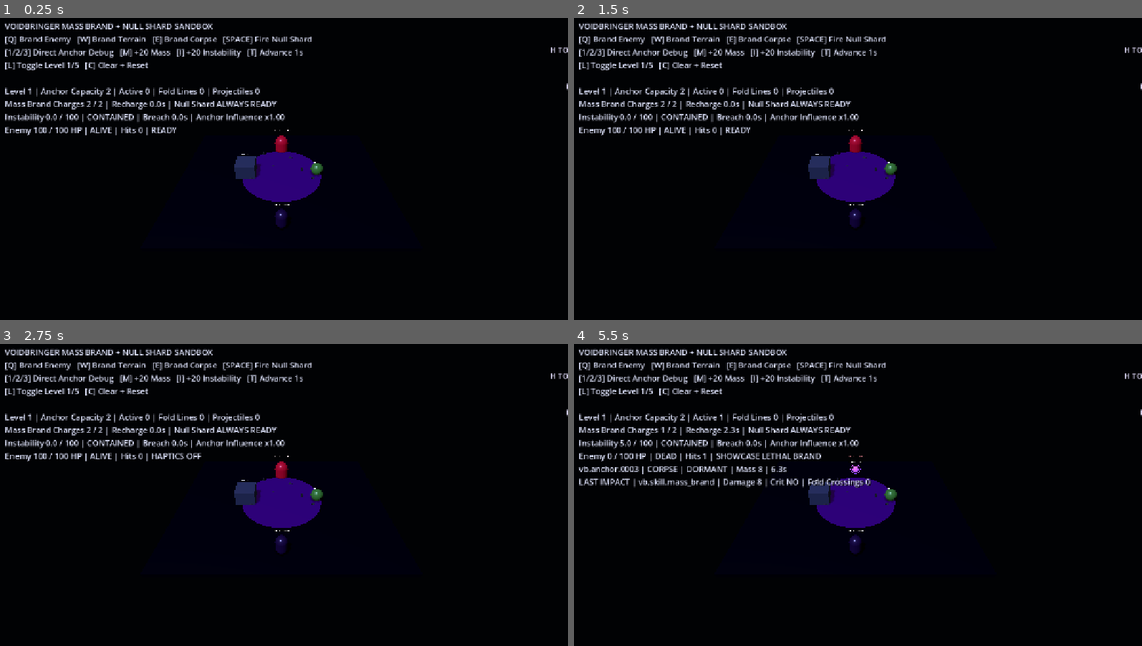
Above: before the commit, frames 1-4 (two rows, left to right).
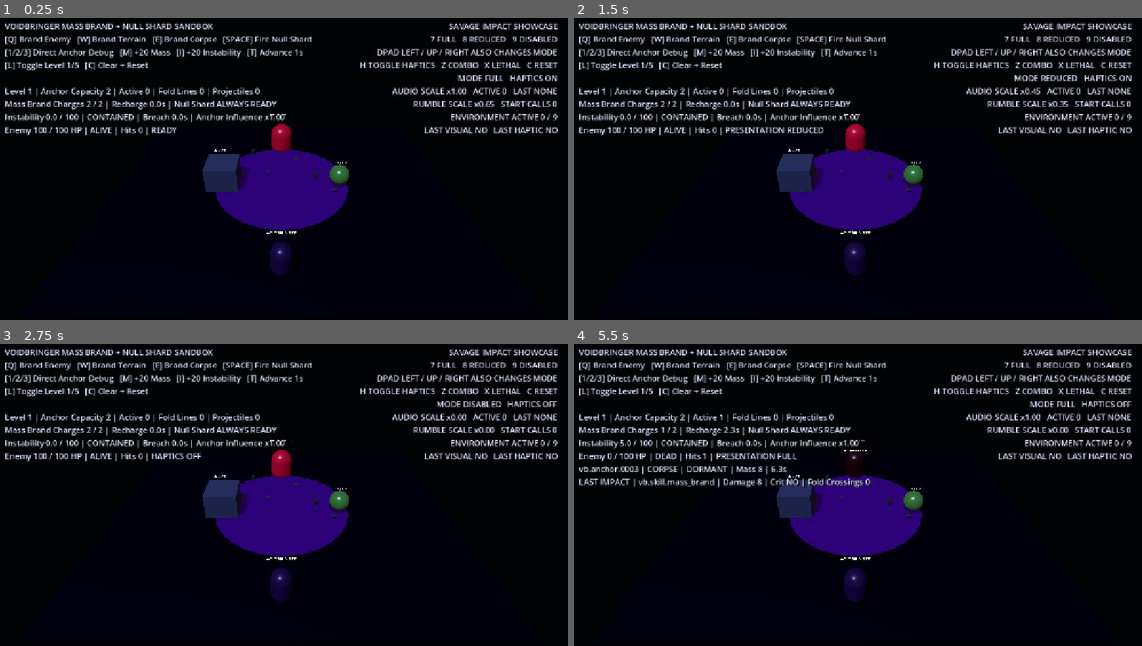
Above: after the commit, the same moments.

Repository: D3MISEarch/ABYSSFALL
Game: Godot game, scene res://scenes/voidbringer_impact_showcase_sandbox.tscn
The game is run twice, just before and just after one commit, with the same random seed, the same clock (stepped at 60 frames per second) and the same inputs. This scene is started directly instead of the project's main scene.
Inputs (mouse positions are in pixels of both pictures, inside the frame that each line leads up to):
- Up to frame 1 (0.25 s): no input
- Up to frame 2 (1.5 s): tap Enter (ui_accept) at 0.5, 0.77, 1.25 s; move the mouse to (982, 156) at 0.52 s; hold Right (ui_right) 0.53-1.25 s; tap 7 at 0.6 s; click (982, 156) at 0.67 s; tap 8 at 0.8 s; drag from (738, 190) to (829, 238) at 1.27 s
- Up to frame 3 (2.75 s): tap Enter (ui_accept) at 2 s; move the mouse to (340, 428) at 2.02 s; hold Right (ui_right) from 2.03 s (still down); tap 9 at 2.1 s; tap H at 2.3 s
- Up to frame 4 (5.5 s): release Right (ui_right) at 2.75 s; tap Enter (ui_accept) at 2.75, 3.5, 3.77, 5 s; drag from (829, 564) to (681, 449) at 2.77 s; move the mouse to (1028, 546) at 3.52 s; hold Left (ui_left) 3.53-4.25 s; tap Z at 3.6 s; tap X at 3.8 s; drag from (681, 449) to (767, 419) at 4.27 s; move the mouse to (886, 498) at 5.02 s; hold Down (ui_down) from 5.03 s (still down); tap F at 5.1 s; click (886, 498) at 5.17 s; tap 7 at 5.3 s

The runs differ from the first frame. In frame 1, 7.2% of the frame differs, in the area x 35-100%, y 1-86%; in frame 2, 7.5%, in the area x 26-100%, y 1-86%; in frame 3, 7.3%; in frame 4, 7.3%.

Commit message:
fix: make savage impact owner playtest readable

Diff:
--- a/scripts/presentation/voidbringer_impact_showcase_sandbox.gd
+++ b/scripts/presentation/voidbringer_impact_showcase_sandbox.gd
@@ -20,6 +20,7 @@
 func _ready() -> void:
 	super._ready()
 	name = "VoidbringerImpactShowcaseSandbox"
+	_configure_showcase_camera()
 	presentation_settings = SETTINGS_SCRIPT.new()
 	presentation_settings.configure(&"full", true, true)
 	haptics = HAPTICS_SCRIPT.new(presentation_settings)
@@ -60,27 +61,41 @@
 
 
 func _unhandled_input(event: InputEvent) -> void:
-	if event is InputEventKey and (event as InputEventKey).pressed and not (event as InputEventKey).echo:
-		match (event as InputEventKey).physical_keycode:
-			KEY_F1:
-				simulate_showcase_command(&"mode_full")
-				return
-			KEY_F2:
-				simulate_showcase_command(&"mode_reduced")
-				return
-			KEY_F3:
-				simulate_showcase_command(&"mode_disabled")
-				return
-			KEY_H:
-				simulate_showcase_command(&"toggle_haptics")
-				return
-			KEY_Z:
-				simulate_showcase_command(&"demo_combo")
-				return
-			KEY_X:
-				simulate_showcase_command(&"demo_lethal")
-				return
+	if event is InputEventKey:
+		var key_event := event as InputEventKey
+		if key_event.pressed and not key_event.echo and _handle_showcase_key(key_event.physical_keycode):
+			return
+	elif event is InputEventJoypadButton:
+		var button_event := event as InputEventJoypadButton
+		if button_event.pressed and _handle_showcase_button(button_event.button_index):
+			return
 	super._unhandled_input(event)
+
+
+func _handle_showcase_key(keycode: int) -> bool:
+	if keycode == KEY_F1 or keycode == KEY_7:
+		return simulate_showcase_command(&"mode_full")
+	if keycode == KEY_F2 or keycode == KEY_8:
+		return simulate_showcase_command(&"mode_reduced")
+	if keycode == KEY_F3 or keycode == KEY_9:
+		return simulate_showcase_command(&"mode_disabled")
+	if keycode == KEY_H:
+		return simulate_showcase_command(&"toggle_haptics")
+	if keycode == KEY_Z:
+		return simulate_showcase_command(&"demo_combo")
+	if keycode == KEY_X:
+		return simulate_showcase_command(&"demo_lethal")
+	return false
+
+
+func _handle_showcase_button(button_index: int) -> bool:
+	if button_index == JOY_BUTTON_DPAD_LEFT:
+		return simulate_showcase_command(&"mode_full")
+	if button_index == JOY_BUTTON_DPAD_UP:
+		return simulate_showcase_command(&"mode_reduced")
+	if button_index == JOY_BUTTON_DPAD_RIGHT:
+		return simulate_showcase_command(&"mode_disabled")
+	return false
 
 
 func simulate_command(command: StringName) -> bool:
@@ -165,15 +180,32 @@
 		haptics.configure_device(int(connected[0]))
 
 
+func _configure_showcase_camera() -> void:
+	var camera := get_viewport().get_camera_3d()
+	if not is_instance_valid(camera):
+		for child: Node in get_children():
+			if child is Camera3D:
+				camera = child as Camera3D
+				break
+	if not is_instance_valid(camera):
+		return
+	camera.position = Vector3(0.0, 8.6, 11.0)
+	camera.fov = 58.0
+	camera.look_at(Vector3(0.0, 0.45, -0.65), Vector3.UP)
+
+
 func _build_showcase_hud() -> void:
 	var canvas := CanvasLayer.new()
 	canvas.name = "ShowcaseHUD"
 	add_child(canvas)
 	showcase_label = Label.new()
-	showcase_label.position = Vector2(1020.0, 18.0)
-	showcase_label.size = Vector2(560.0, 380.0)
+	showcase_label.set_anchors_preset(Control.PRESET_TOP_RIGHT)
+	showcase_label.offset_left = -610.0
+	showcase_label.offset_top = 18.0
+	showcase_label.offset_right = -24.0
+	showcase_label.offset_bottom = 430.0
 	showcase_label.horizontal_alignment = HORIZONTAL_ALIGNMENT_RIGHT
-	showcase_label.add_theme_font_size_override("font_size", 17)
+	showcase_label.add_theme_font_size_override("font_size", 18)
 	showcase_label.add_theme_color_override("font_color", Color(0.90, 0.88, 1.0))
 	showcase_label.add_theme_color_override("font_shadow_color", Color(0.0, 0.0, 0.0, 0.95))
 	showcase_label.add_theme_constant_override("shadow_offset_x", 2)
@@ -187,18 +219,21 @@
 	var settings_snapshot := presentation_settings.snapshot()
 	var haptic_snapshot := {} if haptics == null else haptics.debug_snapshot()
 	var audio_snapshot := {} if impact_audio == null else impact_audio.debug_snapshot()
+	var last_audio := audio_snapshot.get("last_audio_report", {}) as Dictionary
 	var environment_snapshot := {} if environment_reaction == null else environment_reaction.debug_snapshot()
 	showcase_label.text = "\n".join([
 		"SAVAGE IMPACT SHOWCASE",
-		"F1 FULL   F2 REDUCED   F3 DISABLED",
-		"H TOGGLE HAPTICS   Z COMBO   X LETHAL",
+		"7 FULL   8 REDUCED   9 DISABLED",
+		"DPAD LEFT / UP / RIGHT ALSO CHANGES MODE",
+		"H TOGGLE HAPTICS   Z COMBO   X LETHAL   C RESET",
 		"MODE %s   HAPTICS %s" % [
 			String(settings_snapshot.get("effective_mode", &"full")).to_upper(),
 			"ON" if haptics_enabled else "OFF",
 		],
-		"AUDIO SCALE x%.2f   ACTIVE %d" % [
+		"AUDIO SCALE x%.2f   ACTIVE %d   LAST %s" % [
 			float(settings_snapshot.get("audio_scale", 0.0)),
 			int(audio_snapshot.get("active_voice_count", 0)),
+			String(last_audio.get("profile_id", &"none")).to_upper(),
 		],
 		"RUMBLE SCALE x%.2f   START CALLS %d" % [
 			float(settings_snapshot.get("rumble_scale", 0.0)),
@@ -236,14 +271,52 @@
 	if presentation_settings == null:
 		super._create_contact_flash(impact)
 		return
-	if presentation_settings.effective_mode() == &"disabled":
+	var mode := presentation_settings.effective_mode()
+	if mode == &"disabled":
 		return
 	super._create_contact_flash(impact)
-	if presentation_settings.effective_mode() == &"reduced" and not contact_flashes.is_empty():
-		var entry: Dictionary = contact_flashes.back()
-		entry["duration"] = 0.12
-		entry["remaining"] = minf(float(entry.get("remaining", 0.12)), 0.12)
-		contact_flashes[contact_flashes.size() - 1] = entry
+	if contact_flashes.is_empty():
+		return
+	var entry: Dictionary = contact_flashes.back()
+	var root := entry.get("node") as Node3D
+	if not is_instance_valid(root):
+		return
+	var full_mode := mode == &"full"
+	var fatal := bool(impact.get("fatal", false))
+	var critical := bool(impact.get("critical", false))
+	var color := Color(0.93, 0.88, 1.0) if not critical else Color(1.0, 0.48, 0.86)
+	if fatal:
+		color = Color(0.98, 0.95, 1.0)
+	var ring := MeshInstance3D.new()
+	ring.name = "ShowcaseImpactShockRing"
+	var torus := TorusMesh.new()
+	torus.inner_radius = 0.46 if full_mode else 0.30
+	torus.outer_radius = 0.60 if full_mode else 0.39
+	torus.rings = 28
+	torus.ring_segments = 8
+	ring.mesh = torus
+	ring.rotation_degrees.x = 90.0
+	ring.material_override = _material(color, 9.0 if full_mode else 4.0)
+	root.add_child(ring)
+	var halo := MeshInstance3D.new()
+	halo.name = "ShowcaseImpactHalo"
+	var halo_mesh := SphereMesh.new()
+	halo_mesh.radius = 0.40 if full_mode else 0.25
+	halo_mesh.height = 0.80 if full_mode else 0.50
+	halo.mesh = halo_mesh
+	halo.material_override = _material(Color(0.30, 0.06, 0.70), 7.0 if full_mode else 2.5)
+	root.add_child(halo)
+	var light := OmniLight3D.new()
+	light.name = "ShowcaseImpactLight"
+	light.light_color = color
+	light.light_energy = 9.0 if fatal else (7.0 if full_mode else 2.5)
+	light.omni_range = 5.5 if full_mode else 3.0
+	light.position.y = 0.25
+	root.add_child(light)
+	var duration := 0.62 if fatal and full_mode else (0.44 if full_mode else 0.24)
+	entry["duration"] = duration
+	entry["remaining"] = duration
+	contact_flashes[contact_flashes.size() - 1] = entry
 
 
 func _update_contact_flashes(delta: float) -> void:
@@ -255,8 +328,8 @@
 		_clear_children(contact_visual_root)
 		contact_flashes.clear()
 		return
-	var start_scale := 0.55 if mode == &"full" else 0.78
-	var finish_scale := 2.0 if mode == &"full" else 1.28
+	var start_scale := 0.72 if mode == &"full" else 0.82
+	var finish_scale := 2.85 if mode == &"full" else 1.42
 	for index in range(contact_flashes.size() - 1, -1, -1):
 		var entry: Dictionary = contact_flashes[index]
 		var remaining := maxf(float(entry.get("remaining", 0.0)) - delta, 0.0)
@@ -265,6 +338,7 @@
 		if is_instance_valid(node):
 			var progress := 1.0 - remaining / duration
 			node.scale = Vector3.ONE * lerpf(start_scale, finish_scale, progress)
+			node.rotation.y = progress * 0.85
 		if remaining <= 0.0:
 			contact_flashes.remove_at(index)
 			if is_instance_valid(node):
